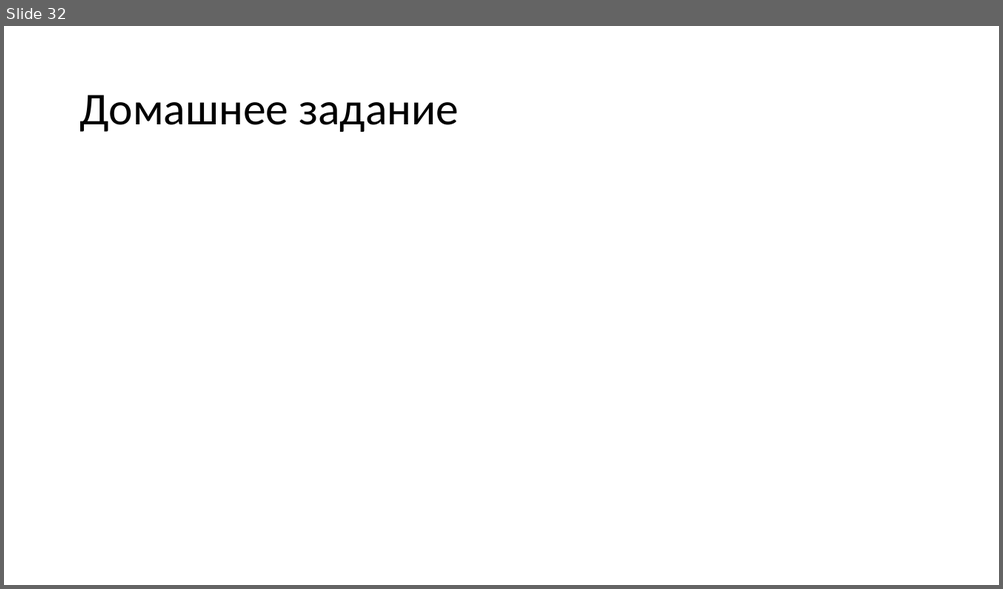
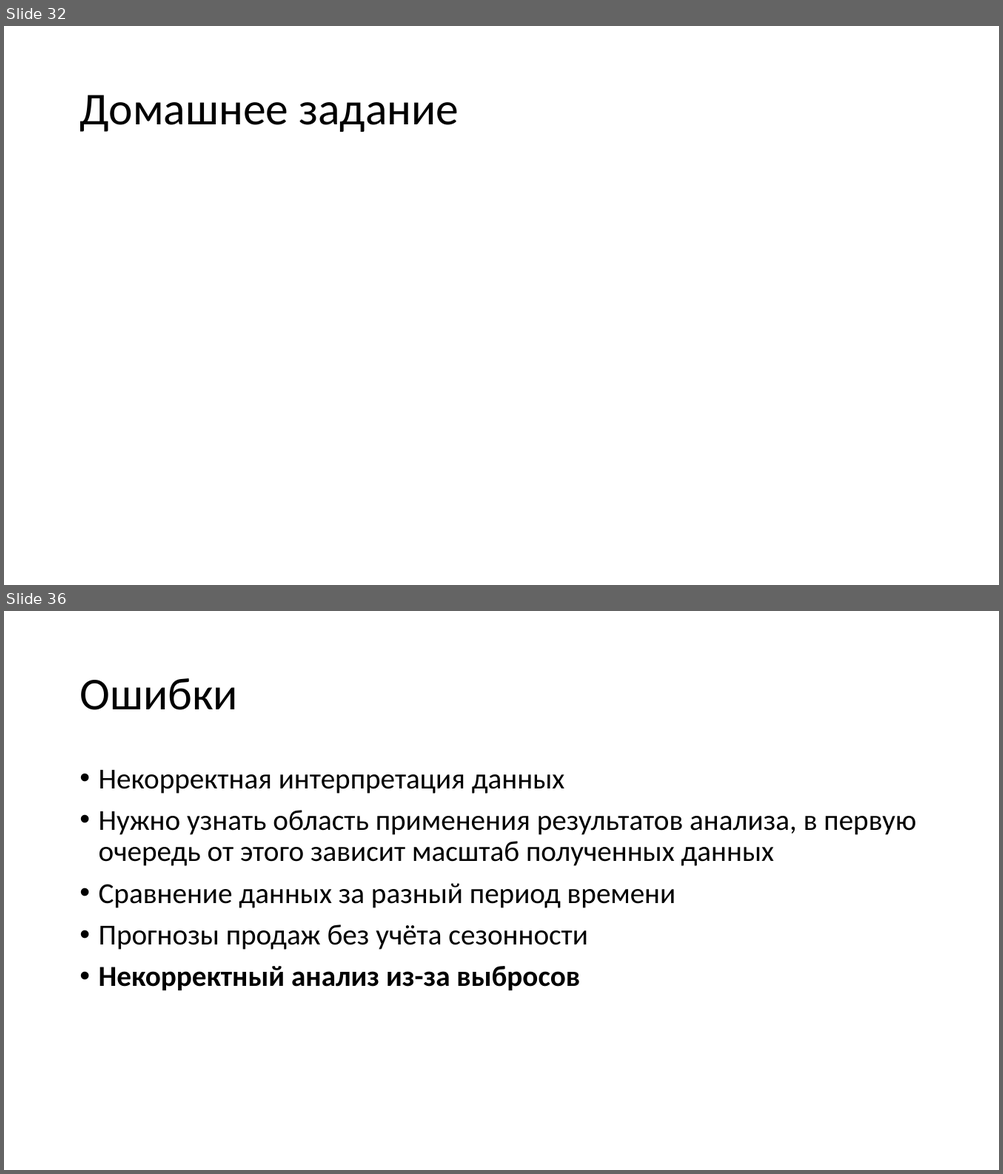
Before and after one commit to zubarevnka/MD-DA-2017, a slide deck: 5.0 Анализ данных. Начало.pptx. Shown one above the other, each under a label of ours: slide 32 before the commit, slides 32 and 36 after it; the slides between them are not shown. The pictures are 1003x589 and 1003x1174 pixels, drawn with LibreOffice and Linux fonts; fonts in the diff are those of the drawing. Boxes give left, top, right and bottom in pixels: in the first picture for what was removed or moved away, otherwise in the second. Text is boxed around its words. In the diff, an @@ line names an element or a change of style, - is before the commit and + after.

```diff
--- a/5.0 Анализ данных. Начало.pptx
+++ b/5.0 Анализ данных. Начало.pptx
@@ slide 36 added at (4,611,999,1170), background #FFFFFF @@
@@ title added at (79,678,237,710), 44 pt, text #000000 @@
+Ошибки
@@ text added at (99,770,916,991), 28 pt, text #000000 @@
+• Некорректная интерпретация данных
+• Нужно узнать область применения результатов анализа, в первую очередь от этого зависит масштаб полученных данных
+• Сравнение данных за разный период времени
+• Прогнозы продаж без учёта сезонности
+• Некорректный анализ из-за выбросов
```
Also in this commit, not shown: 1 slide changed, 3 other slides added.
